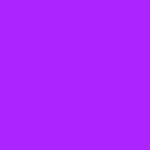
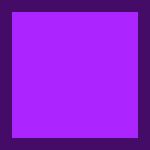
Two versions of the same layered image (150 x 150). Layer-by-layer changes:
painted on "Layer 1" over [0, 0, 150, 150]
